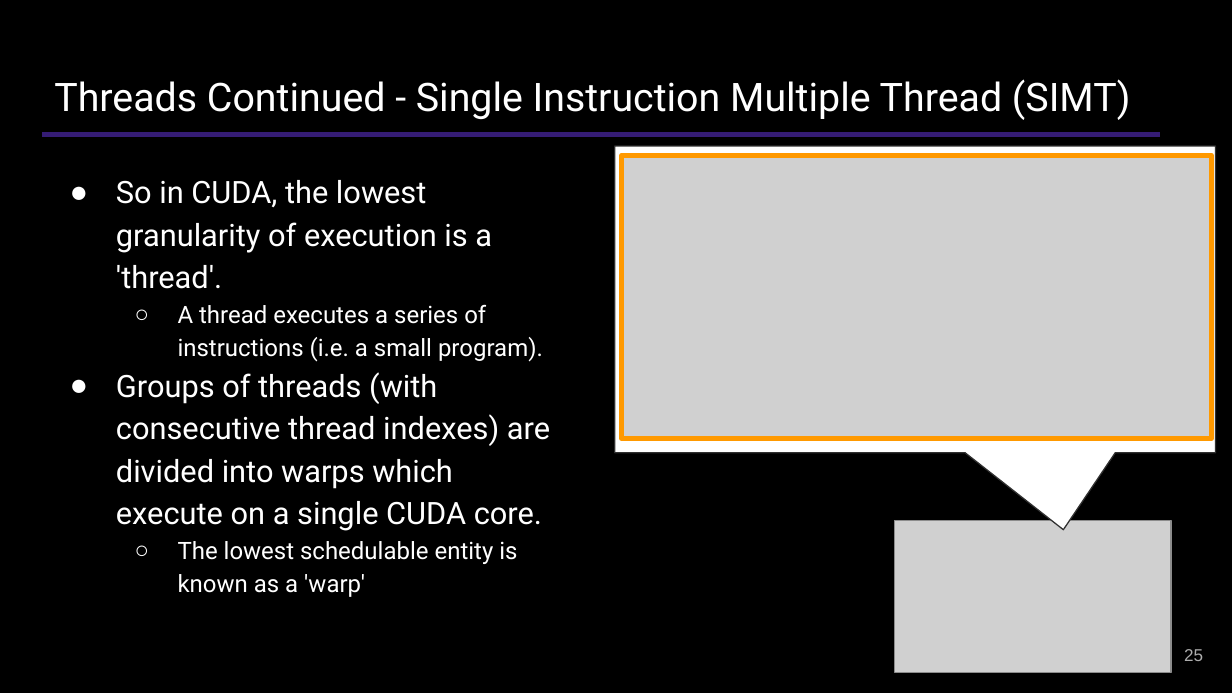
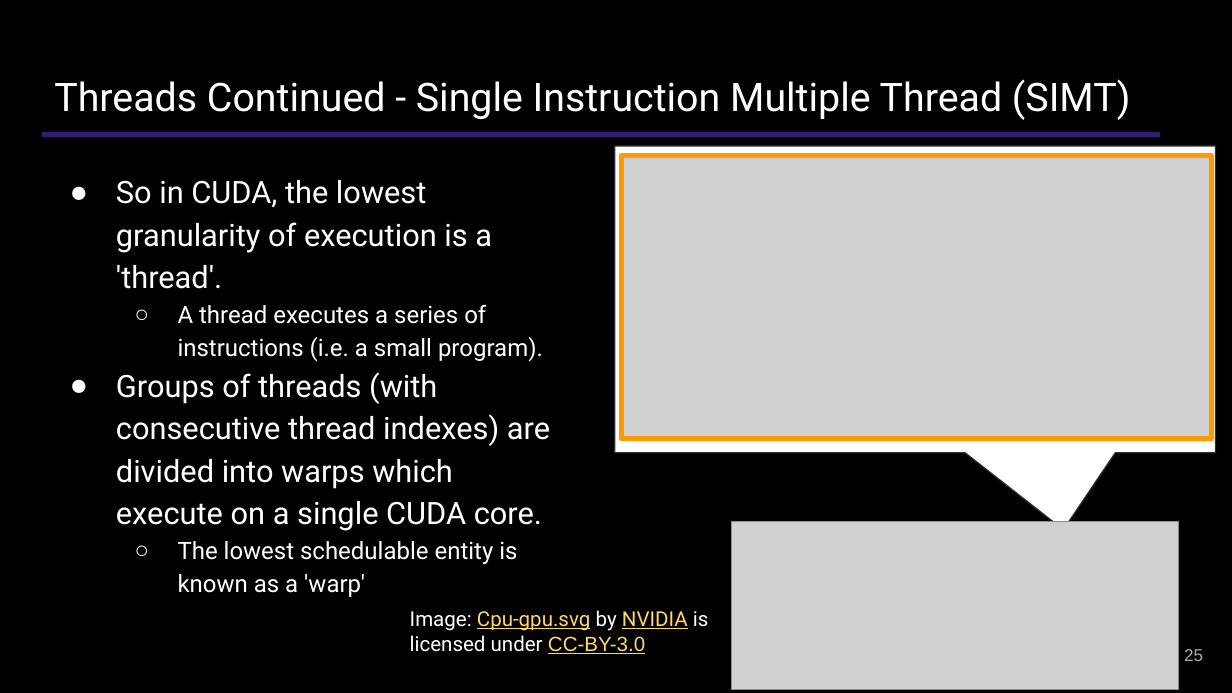
Before and after one commit to shodor-education/petascale-semester-curriculum, a slide deck: slide 25 of units/7/lessons/1/resources/petascale-lesson-7.1-slides.pptx. Drawn at 1232x693 pixels with LibreOffice and Linux fonts; fonts in the diff are those of the drawing; grey boxes stand for pictures. Boxes give left, top, right and bottom in pixels: in the first picture for what was removed or moved away, otherwise in the second. Text is boxed around its words. In the diff, an @@ line names an element or a change of style, - is before the commit and + after.

```diff
--- a/units/7/lessons/1/resources/petascale-lesson-7.1-slides.pptx
+++ b/units/7/lessons/1/resources/petascale-lesson-7.1-slides.pptx
@@ picture resized from (x1=894, y1=521, x2=1170, y2=673) to (x1=732, y1=521, x2=1179, y2=690) @@
@@ text added at (x1=410, y1=610, x2=709, y2=654), 12 pt, text #FFD966, underline @@
+Image: Cpu-gpu.svg by NVIDIA is licensed under CC-BY-3.0
```
Also in this commit, not shown: 8 other slides changed.
